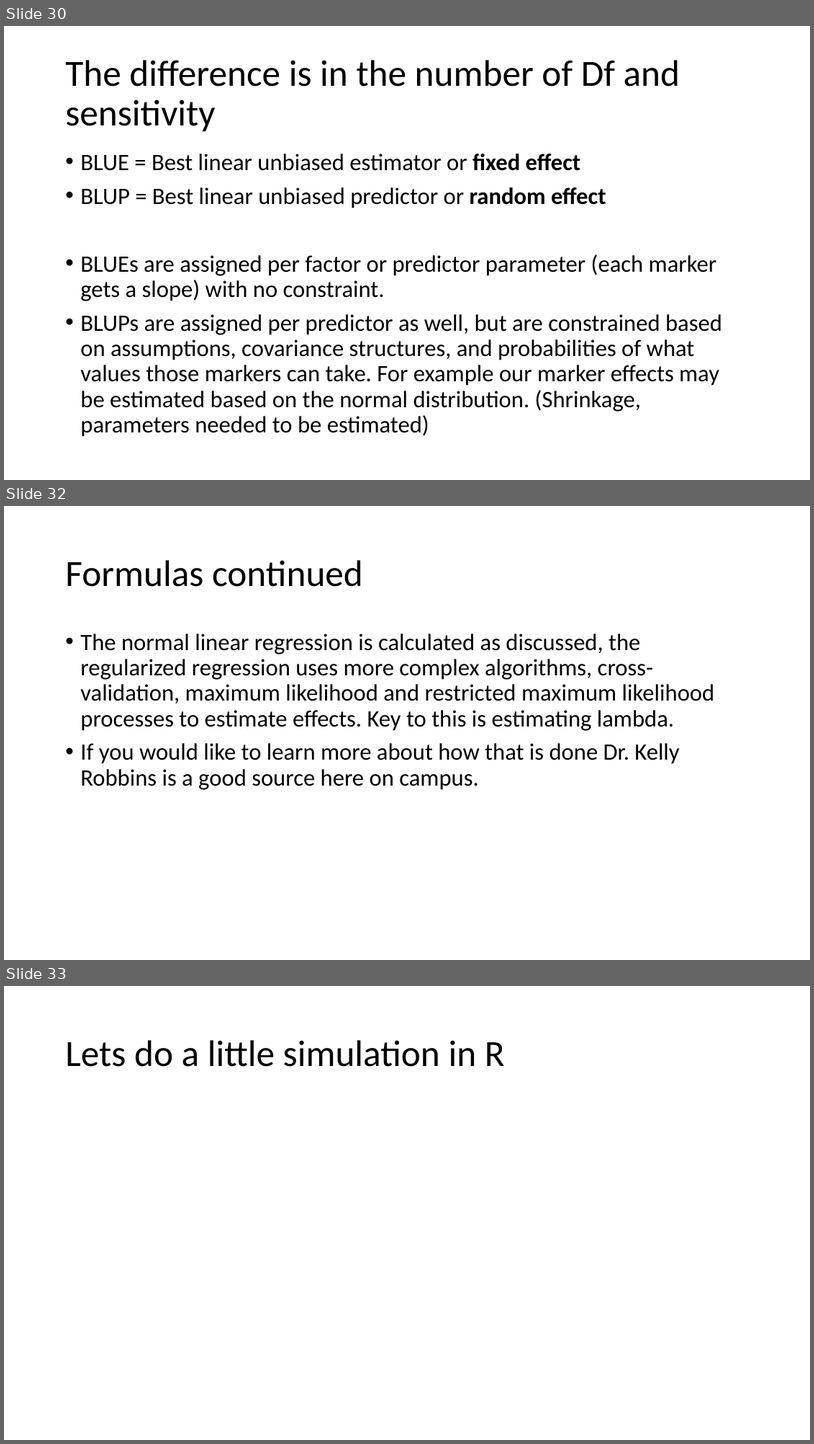
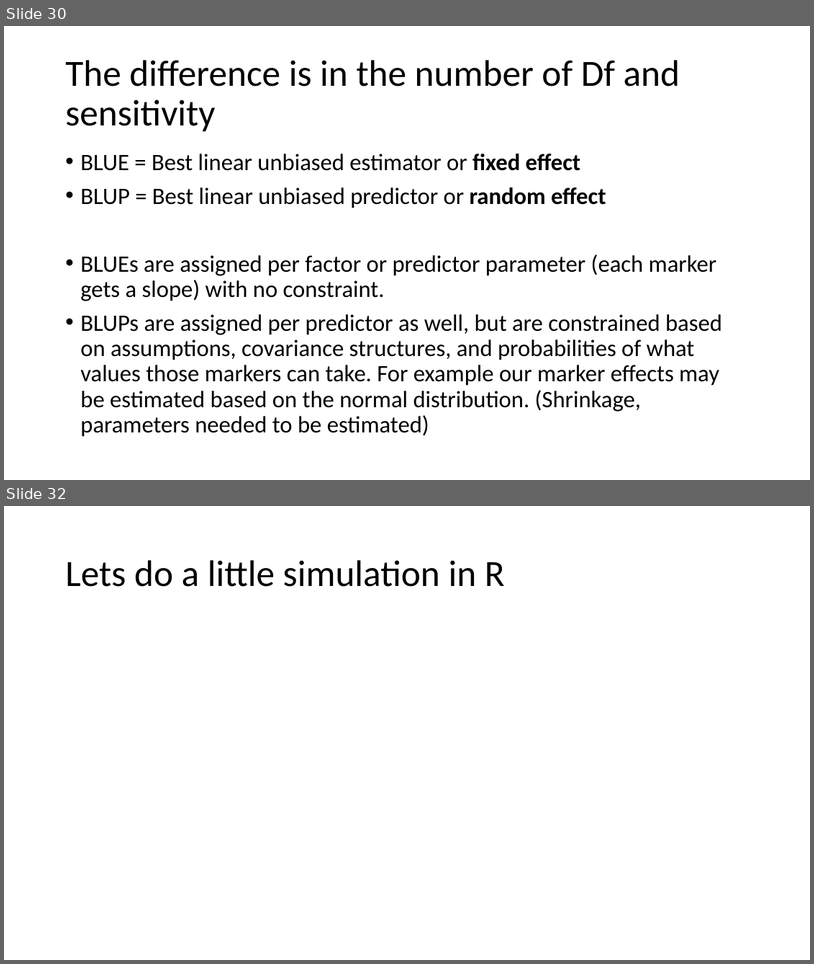
Before and after one commit to ter56/September2_2021_class, a slide deck: AdditiveModels_9_2_2021.pptx. Shown one above the other, each under a label of ours: slides 30, 32 and 33 before the commit, slides 30 and 32 after it; the slides between them are not shown. The pictures are 814x1444 and 814x964 pixels, drawn with LibreOffice and Linux fonts; fonts in the diff are those of the drawing. Boxes give left, top, right and bottom in pixels: in the first picture for what was removed or moved away, otherwise in the second. Text is boxed around its words. In the diff, an @@ line names an element or a change of style, - is before the commit and + after.

Commit message:
some last changes here

```diff
--- a/AdditiveModels_9_2_2021.pptx
+++ b/AdditiveModels_9_2_2021.pptx
@@ slide 32 removed at <box>4,506,810,960</box>, background #FFFFFF @@
@@ title removed at <box>65,560,363,587</box> @@
-Formulas continued
@@ text removed at <box>80,633,715,790</box> @@
-• The normal linear regression is calculated as discussed, the regularized regression uses more complex algorithms, cross-validation, maximum likelihood and restricted maximum likelihood processes to estimate effects. Key to this is estimating lambda.
-• If you would like to learn more about how that is done Dr. Kelly Robbins is a good source here on campus.
@@ what was slide 33 is now slide 32 @@
```
Also in this commit, not shown: 5 slides changed, 1 other file.
